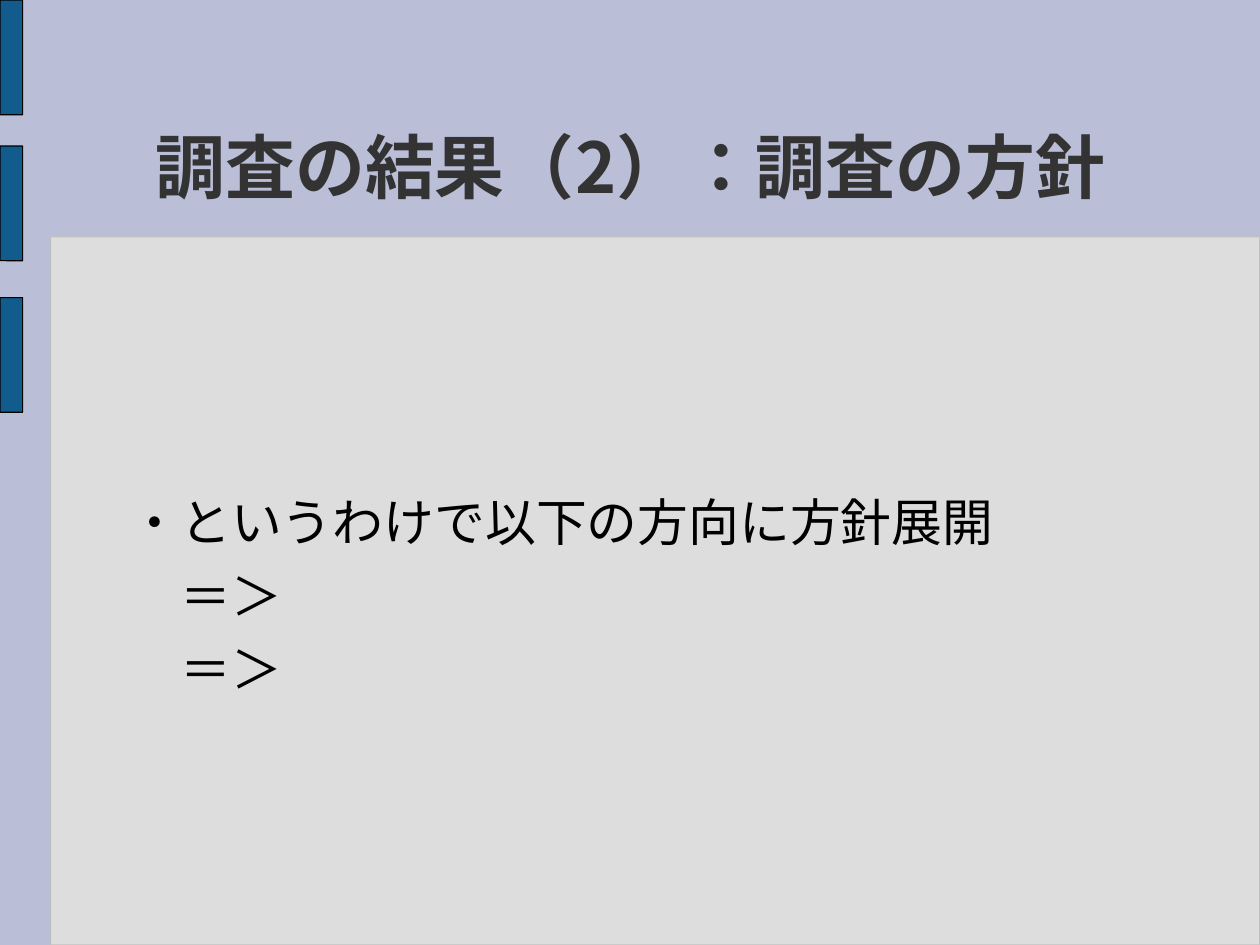
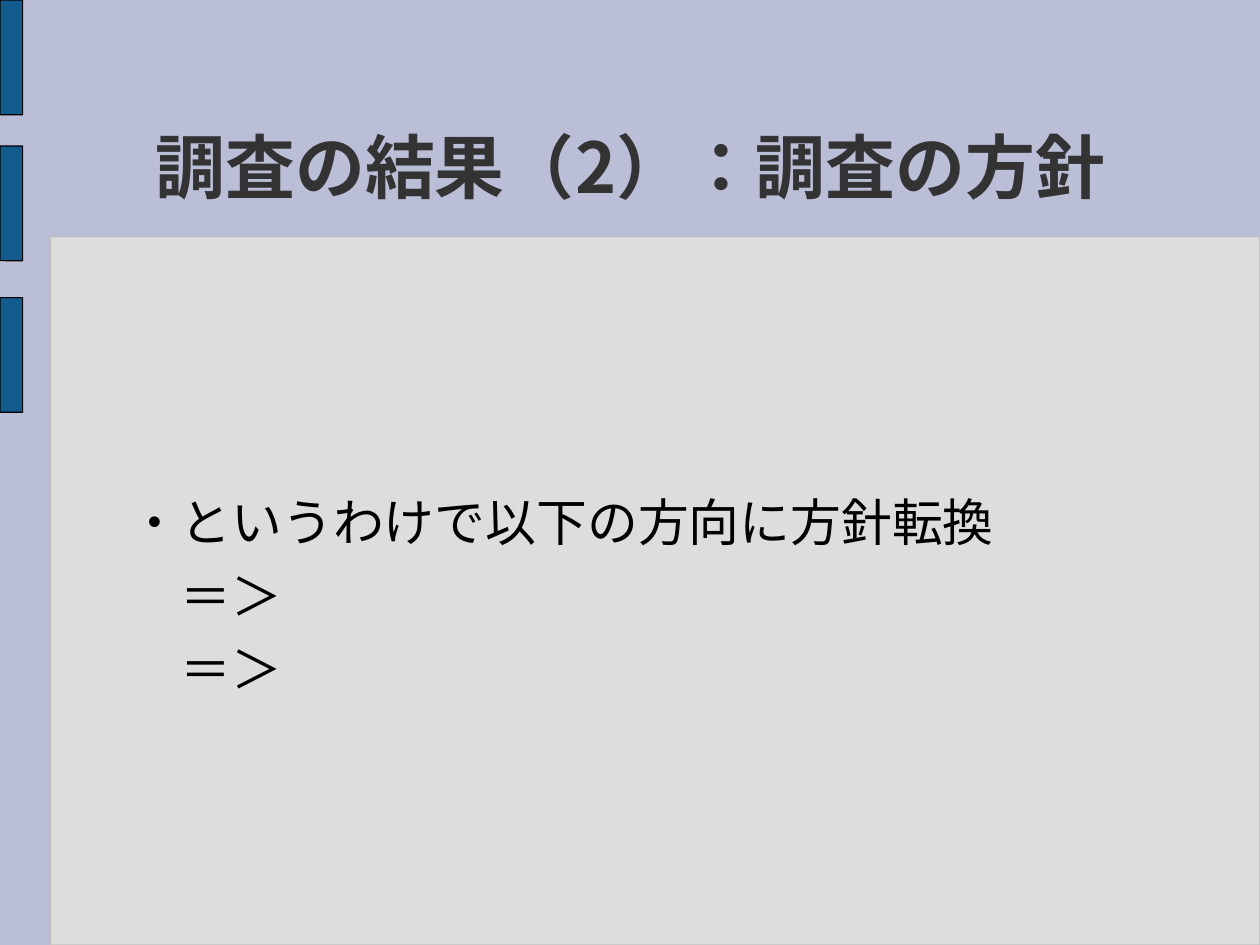
Before and after one commit to sec-d04/RTMWeb, a slide deck: slide 10 of Document/Presentation/RTMWeb_ResearchPresentation.ppt. Drawn at 1260x945 pixels with LibreOffice and Linux fonts; fonts in the diff are those of the drawing. Boxes give left, top, right and bottom in pixels: in the first picture for what was removed or moved away, otherwise in the second. Text is boxed around its words. In the diff, an @@ line names an element or a change of style, - is before the commit and + after.

```diff
--- a/Document/Presentation/RTMWeb_ResearchPresentation.ppt
+++ b/Document/Presentation/RTMWeb_ResearchPresentation.ppt
@@ text at (130, 498, 994, 545): text changed @@
-・というわけで以下の方向に方針展開
+・というわけで以下の方向に方針転換
```
Also in this commit, not shown: 4 other slides changed.
